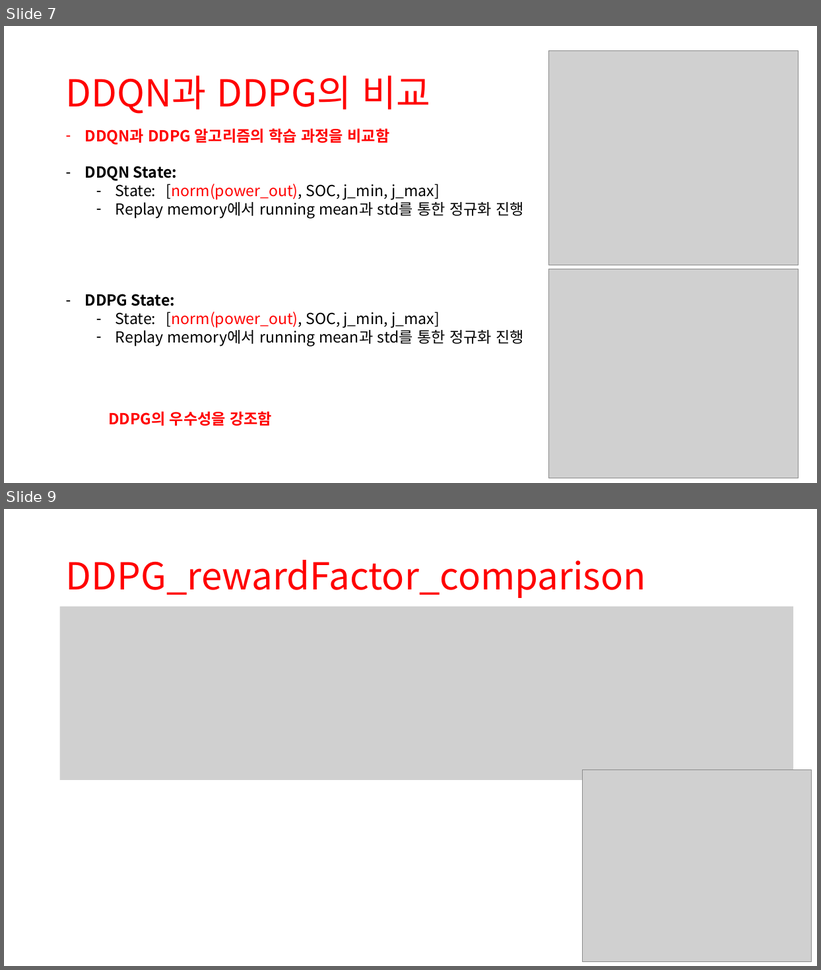
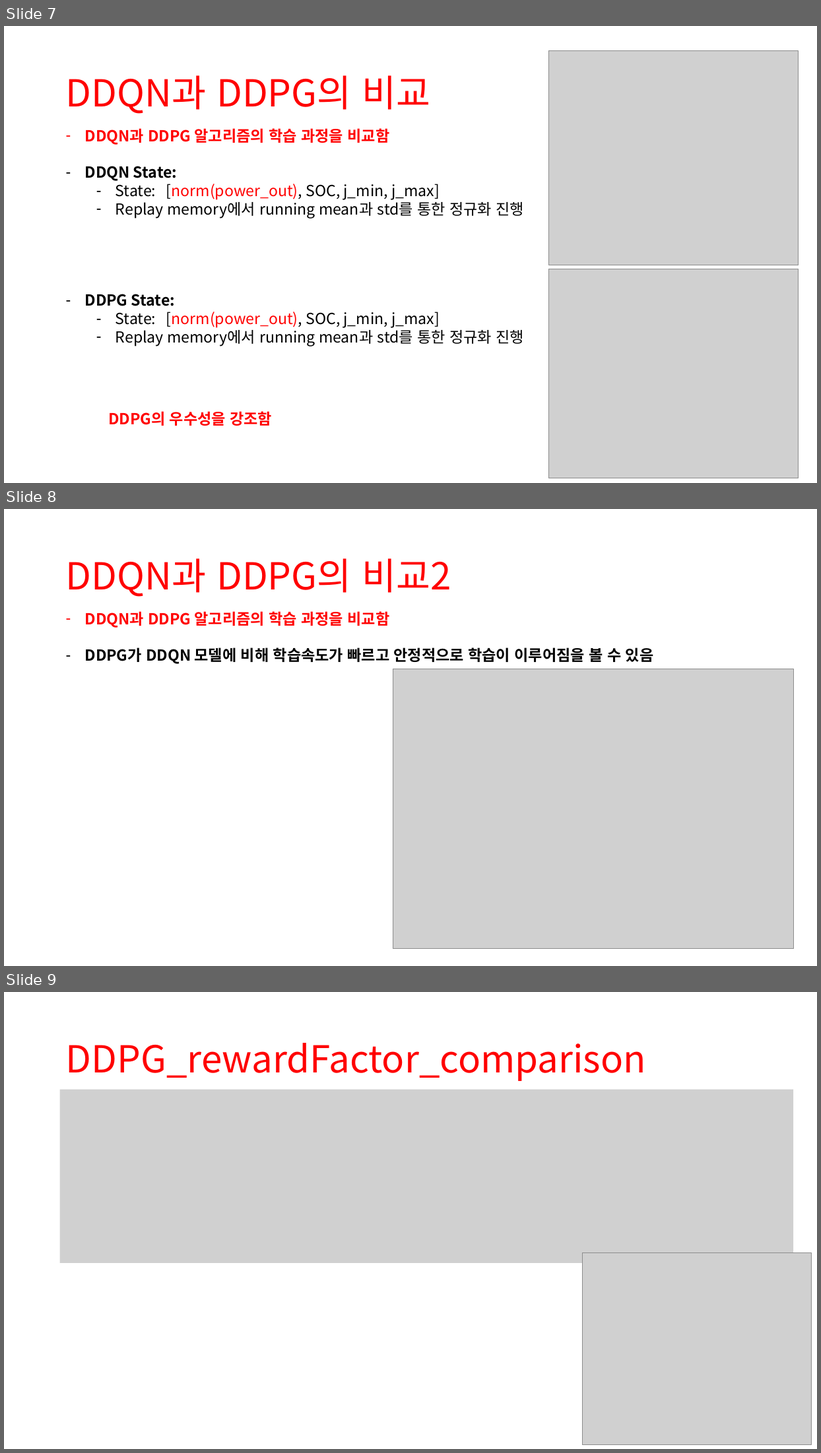
Before and after one commit to zidane89/experiment, a slide deck: 실험정리.pptx. Shown one above the other, each under a label of ours: slides 7 and 9 before the commit, slides 7, 8 and 9 after it; the slides between them are not shown. The pictures are 821x970 and 821x1453 pixels, drawn with LibreOffice and Linux fonts; fonts in the diff are those of the drawing; grey boxes stand for pictures. Boxes give left, top, right and bottom in pixels: in the first picture for what was removed or moved away, otherwise in the second. Text is boxed around its words. In the diff, an @@ line names an element or a change of style, - is before the commit and + after.

```diff
--- a/실험정리.pptx
+++ b/실험정리.pptx
@@ slide 8 added at (4, 509, 817, 966), background #FFFFFF @@
@@ title added at (66, 559, 451, 597), 44 pt, text #FF0000 @@
+DDQN과 DDPG의 비교2
@@ text added at (85, 611, 654, 664), 18 pt, text #000000, bold @@
+– DDQN과 DDPG 알고리즘의 학습 과정을 비교함
+– DDPG가 DDQN 모델에 비해 학습속도가 빠르고 안정적으로 학습이 이루어짐을 볼 수 있음
@@ picture added at (393, 669, 794, 949) @@
```
Also in this commit, not shown: 2 slides changed, 2 other slides added, 1 slide removed, 5 other files.
